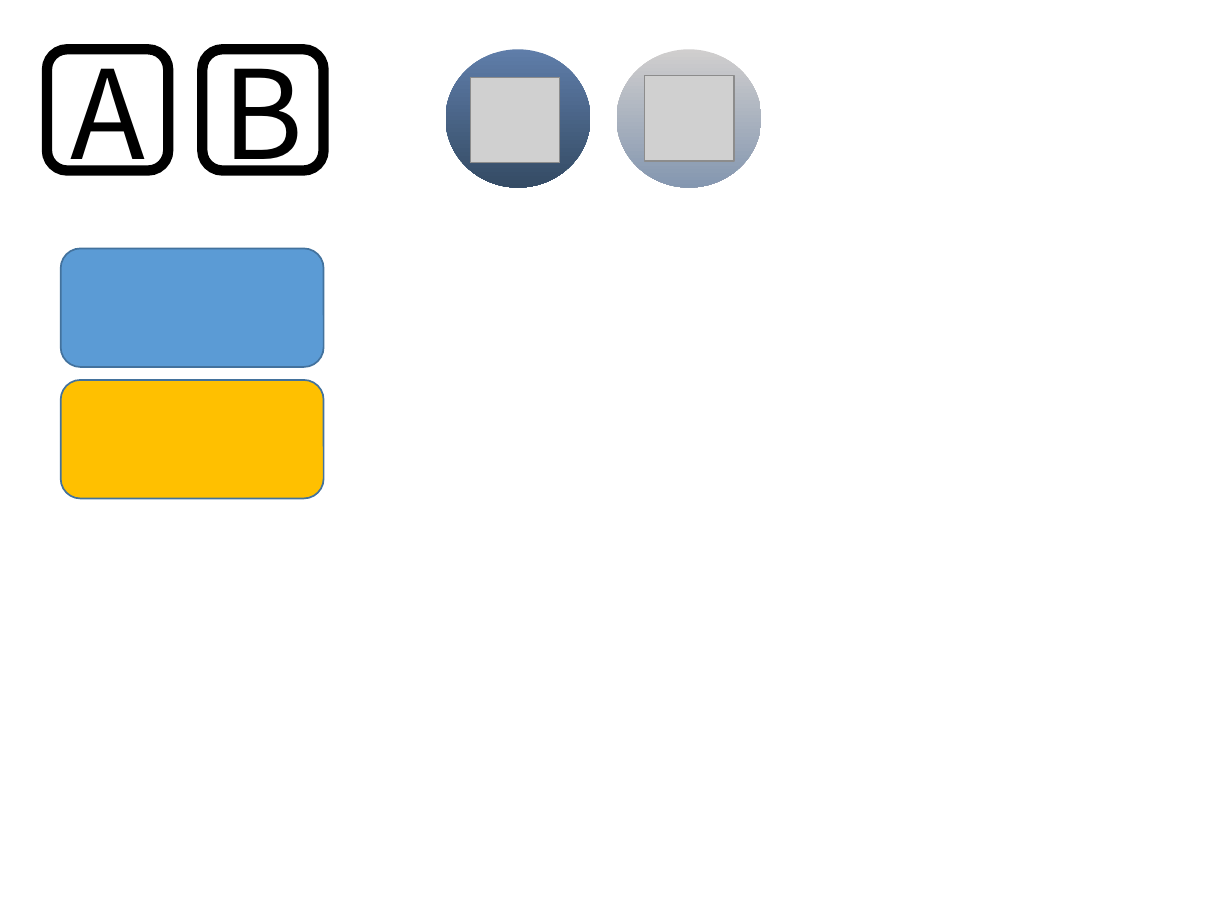
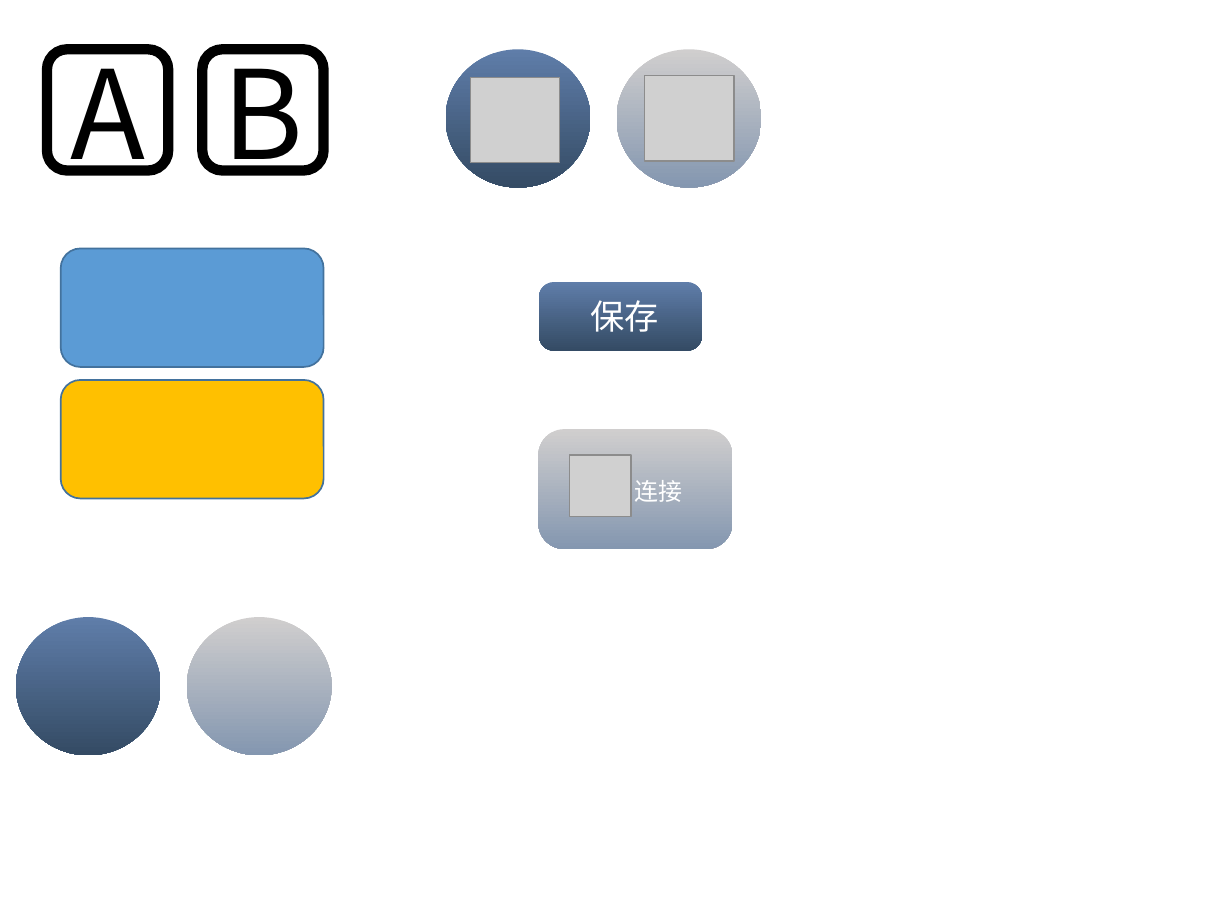
Before and after one commit to PokerM/test1, a slide deck: slide 4 of IconMaking.pptx. Drawn at 1232x924 pixels with LibreOffice and Linux fonts; fonts in the diff are those of the drawing; grey boxes stand for pictures. Boxes give left, top, right and bottom in pixels: in the first picture for what was removed or moved away, otherwise in the second. Text is boxed around its words. In the diff, an @@ line names an element or a change of style, - is before the commit and + after.

```diff
--- a/IconMaking.pptx
+++ b/IconMaking.pptx
@@ rounded rectangle added at (x1=540, y1=282, x2=702, y2=351), fill gradient #5F7DA9 to #344B64 @@
@@ text added at (x1=590, y1=300, x2=658, y2=332), 20 pt, text #FFFFFF @@
+保存
@@ rounded rectangle added at (x1=538, y1=429, x2=732, y2=548), fill gradient #D0CECE to #8497B0 @@
@@ picture added at (x1=569, y1=455, x2=631, y2=516) @@
@@ text added at (x1=635, y1=480, x2=683, y2=502), 14 pt, text #FFFFFF @@
+连接
@@ ellipse added at (x1=16, y1=617, x2=161, y2=755), fill gradient #5F7DA9 to #344B64 @@
@@ ellipse added at (x1=187, y1=617, x2=333, y2=755), fill gradient #D0CECE to #8497B0 @@
```
Also in this commit, not shown: 23 other files.
